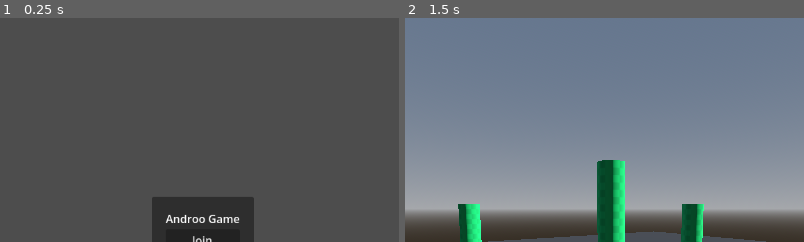
Above: before the commit, frames 1-2 (left to right).
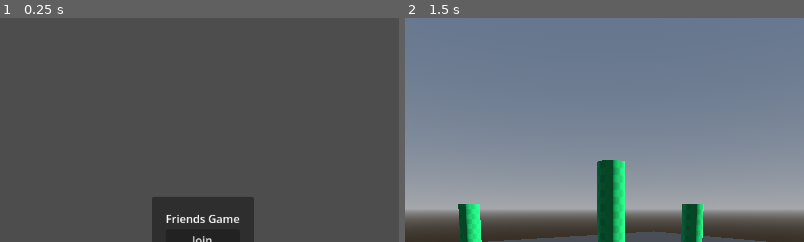
Above: after the commit, the same moments.

Repository: rayanplaygames9/Multiplayer-Main-Game-with-Ayman
Game: Godot game, scene res://scenes/main.tscn
Same seed, same stepped clock (60 frames per second), same inputs: the game is played once before the commit and once after it.
Inputs (mouse positions are % of the whole screen's width and height, from its top left):
- Up to frame 1 (0.25 s): no input
- Up to frame 2 (1.5 s): tap Enter at 0.5 s; move the mouse to (72, 45) at 0.52 s; hold D (right) 0.53-1.25 s; click (72, 45) at 0.6 s; tap Space (jump) at 0.77 s; click "Join" at 1.25 s
The pictures show only the part of the screen within x 25-75%, y 0-50%; the shares and areas given below are measured in that part.

The runs differ from the first frame. In frame 1, 0.3% of the frame differs, in the area x 41-59%, y 87-92%; in frame 2, nothing differs.

Commit message:
Update main_menu.tscn

Diff:
--- a/scenes/ui/main_menu.tscn
+++ b/scenes/ui/main_menu.tscn
@@ -39,7 +39,7 @@
 
 [node name="Label" type="Label" parent="Control/Center/MarginContainer/VBoxContainer" unique_id=225050093]
 layout_mode = 2
-text = "Androo Game"
+text = "Friends Game"
 
 [node name="ButtonJoin" type="Button" parent="Control/Center/MarginContainer/VBoxContainer" unique_id=197219473]
 unique_name_in_owner = true
